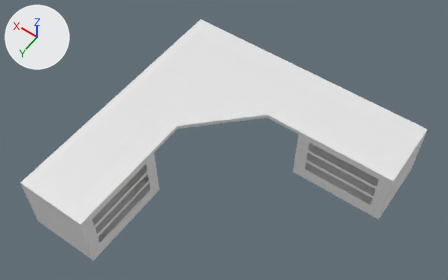
An edit to the Blender file Modeled/Corner Table.blend, drawn before and after from the same camera.
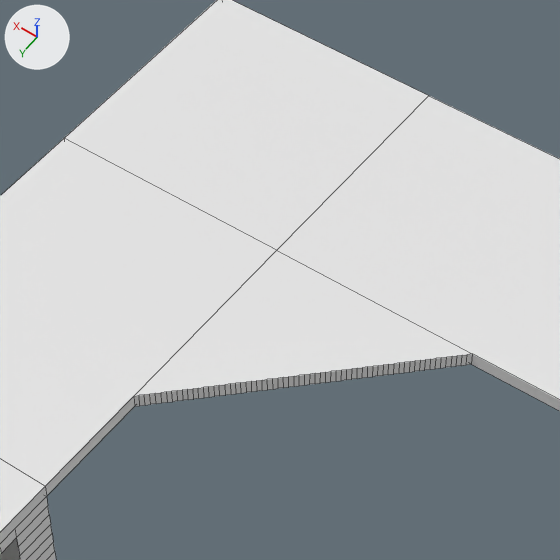
Each version appears first whole from a 50 mm camera at (-5.46, 7.85, 13.23) aimed at (0.39, -0.33, 0.37), and next in a close-up on the part from 32% to 65% of the width and 7% to 61% of the height. The axes (+X, +Y, +Z) are drawn at upper left. The lights are the same throughout. The close-ups show mesh edges as thin lines.

The first close-up shows 'Corner Table'.
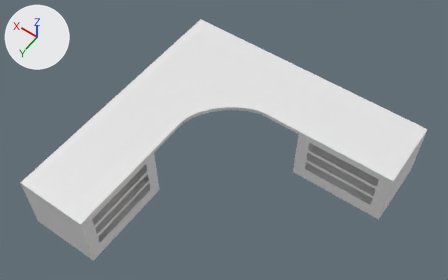
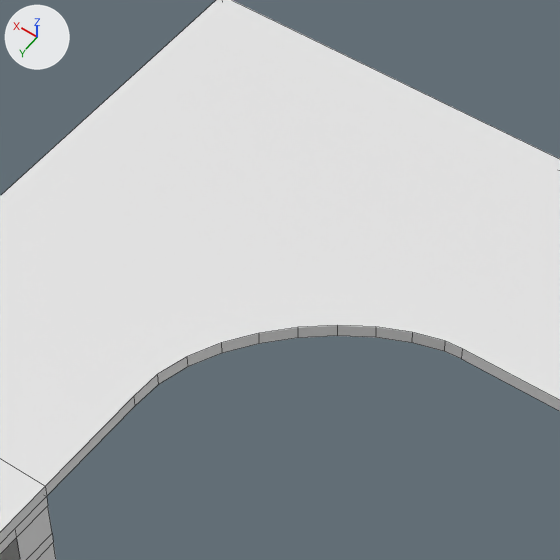
Pixel boxes [x1, y1, x2, y2] of what changed, in the close-ups (560 x 560 px):
part 1 of me_cube_008, cut back
    before: [0, 0, 560, 560]
    after: [37, 0, 560, 397]

What changed in the scene script:
```text
Change me_cube_008:
    used by ob_corner_table; location = (0.0, 0.0, 0.0)
    remove me_cube_008.from_pydata(...)  # 468 vertices, 292 faces; spans x -3.85..3.5, y -3.48..3.82, z -1.12..0.7
    add me_cube_008.from_pydata(...)  # 109 vertices, 72 faces; spans x -3.85..3.5, y -3.48..3.82, z -1.12..0.7
    me_cube_008 part 1: 18 vertices moved from x 1.25..1.47, y -0.04..0.18, z 0.58..0.7 to x 0.02..1.48, y -1.47..-0.04, z 0.58..0.7; 361 vertices removed from x -3.85..3.5, y -3.48..3.82, z -1.12..0.7; 2 vertices added at x -0.12, y -1.48, z 0.58..0.7
```
